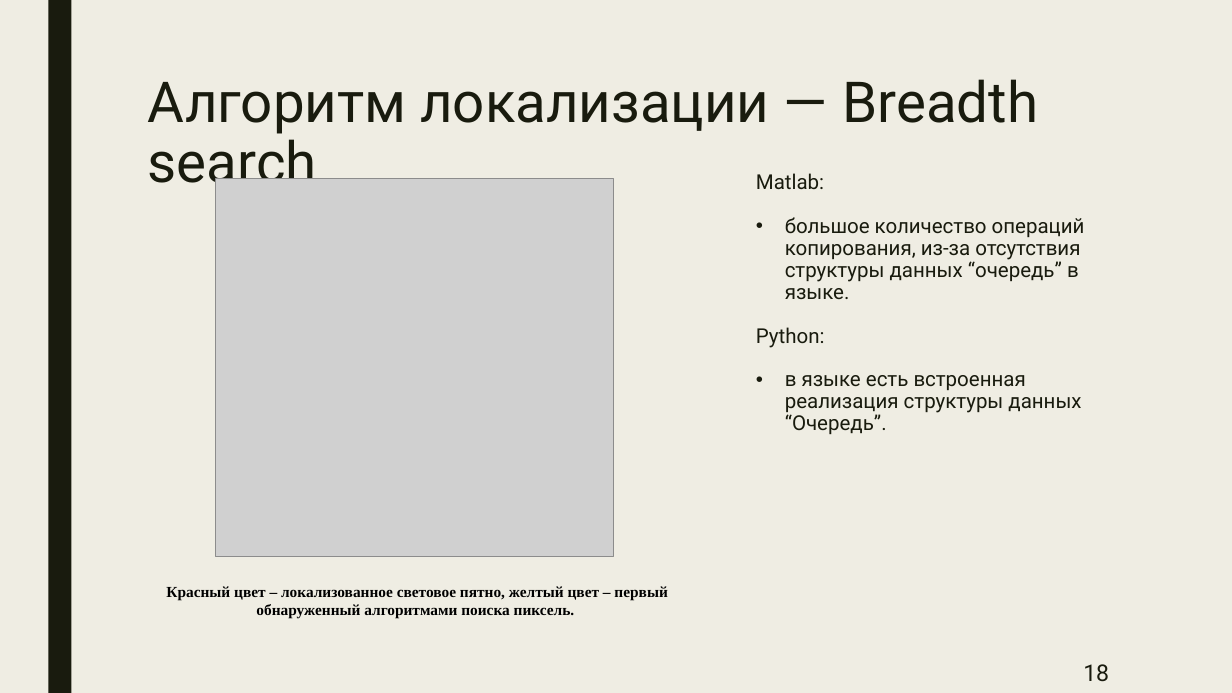
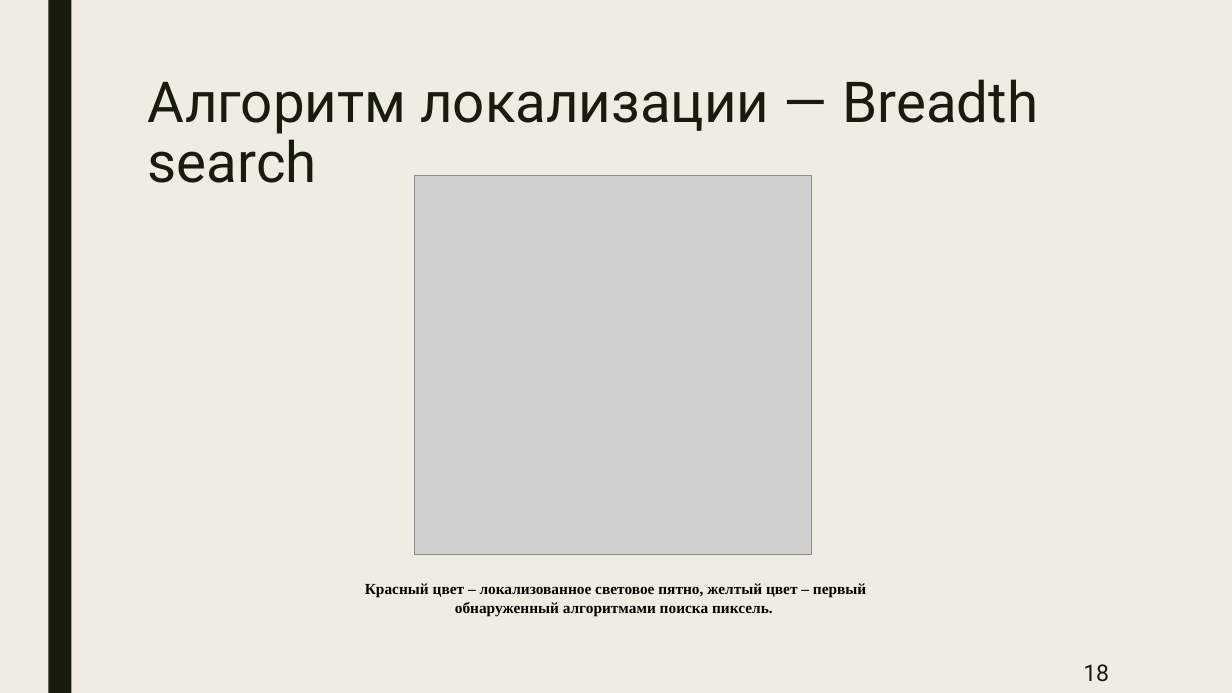
Before and after one commit to BarikQ/course_4, a slide deck: slide 18 of Pres/Диплом преза.pptx. Drawn at 1232x693 pixels with LibreOffice and Linux fonts; fonts in the diff are those of the drawing; grey boxes stand for pictures. Boxes give left, top, right and bottom in pixels: in the first picture for what was removed or moved away, otherwise in the second. Text is boxed around its words. In the diff, an @@ line names an element or a change of style, - is before the commit and + after.

```diff
--- a/Pres/Диплом преза.pptx
+++ b/Pres/Диплом преза.pptx
@@ picture: place and size @@
-picture at (216,178,614,556)
+picture at (414,176,811,554)
@@ text removed at (756,173,1085,434) @@
-Matlab:
-• большое количество операций копирования, из-за отсутствия структуры данных “очередь” в языке.
-Python:
-• в языке есть встроенная реализация структуры данных “Очередь”.
@@ text "Красный цвет – локализованное световое ...": place and size @@
-text "Красный цвет – локализованное световое ..." at (166,586,667,619)
+text "Красный цвет – локализованное световое ..." at (365,583,866,616)
```
Also in this commit, not shown: 1 other slide changed.
